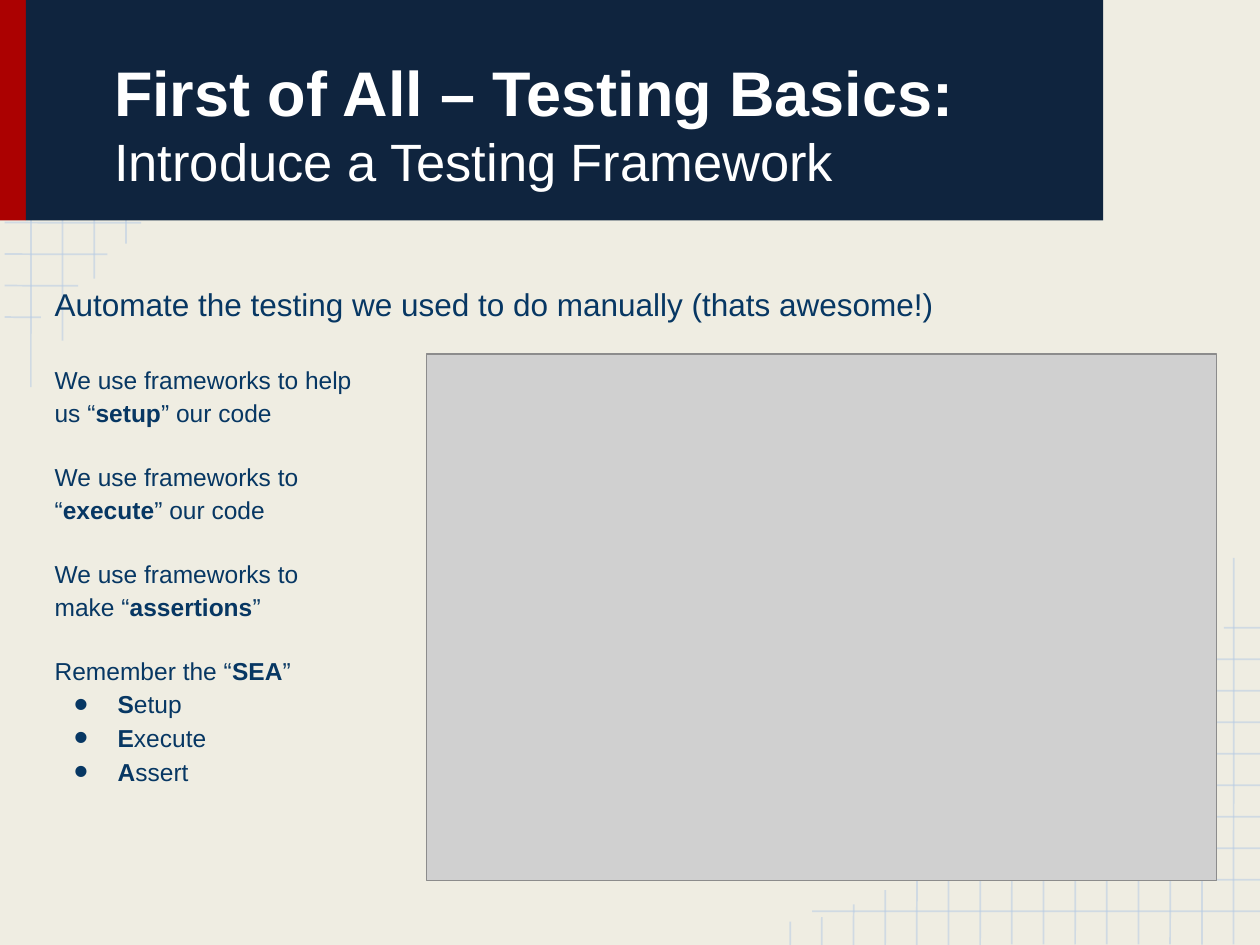
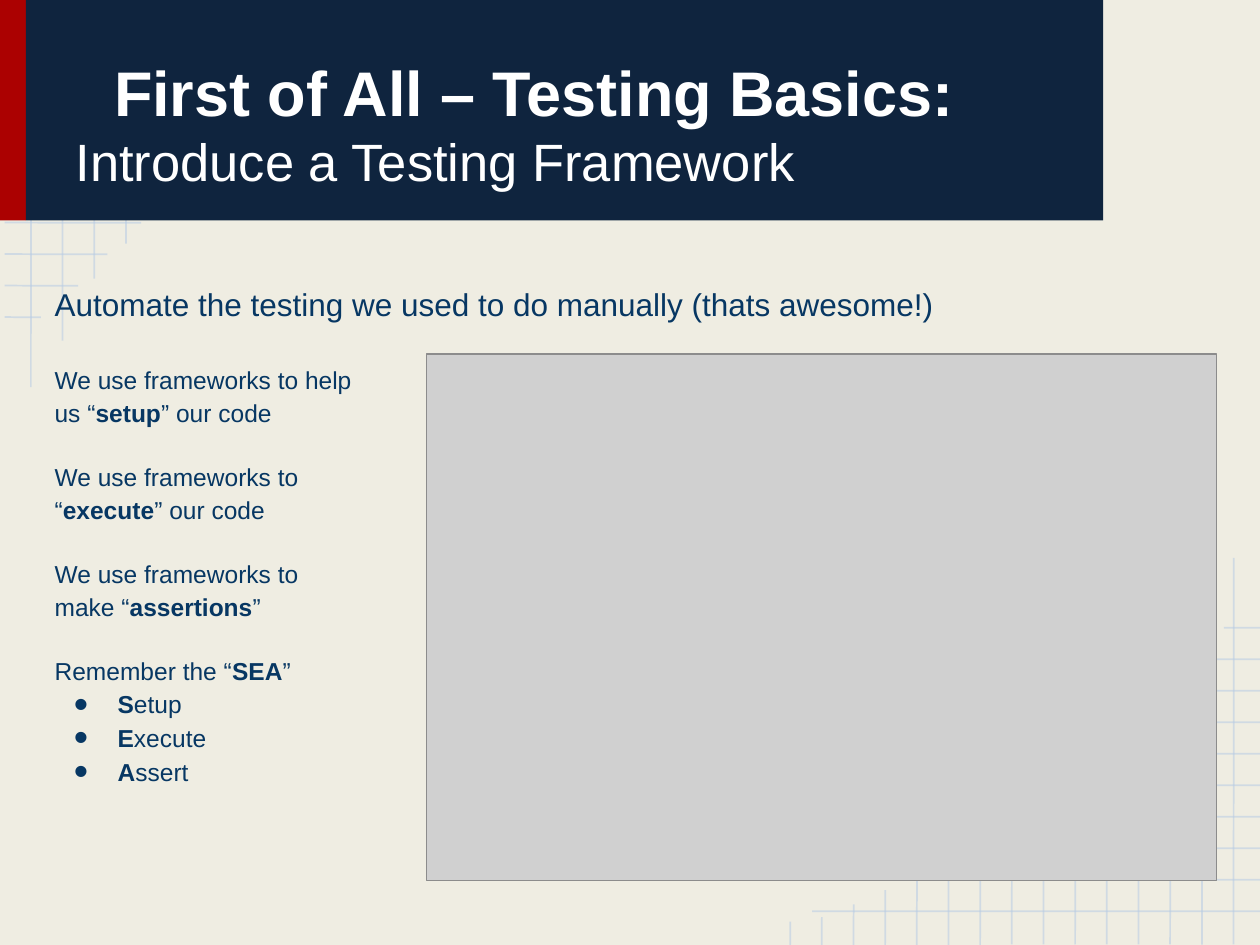
Before and after one commit to bink627/Agile-and-Beyond-TDD, a slide deck: slide 6 of Learning to Test Drive_ A Crash Course in Test Driven Development.pptx. Drawn at 1260x945 pixels with LibreOffice and Linux fonts; fonts in the diff are those of the drawing; grey boxes stand for pictures. Boxes give left, top, right and bottom in pixels: in the first picture for what was removed or moved away, otherwise in the second. Text is boxed around its words. In the diff, an @@ line names an element or a change of style, - is before the commit and + after.

```diff
--- a/Learning to Test Drive_ A Crash Course in Test Driven Development.pptx
+++ b/Learning to Test Drive_ A Crash Course in Test Driven Development.pptx
@@ title at (76,70,953,192): text changed @@
-First of All – Testing Basics:
-Introduce a Testing Framework
+First of All – Testing Basics:
+Introduce a Testing Framework
```
Also in this commit, not shown: 17 other slides changed.
